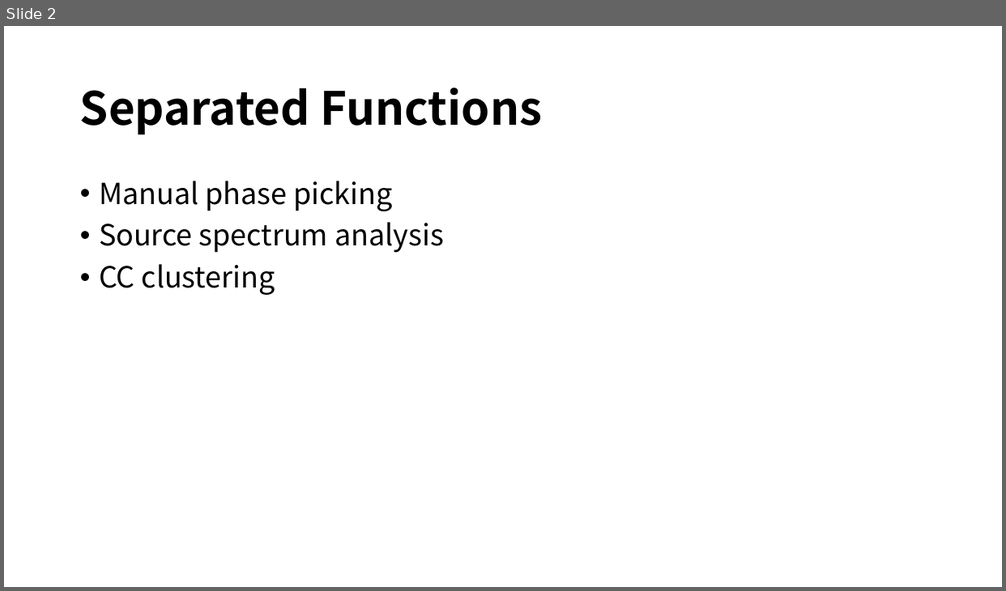
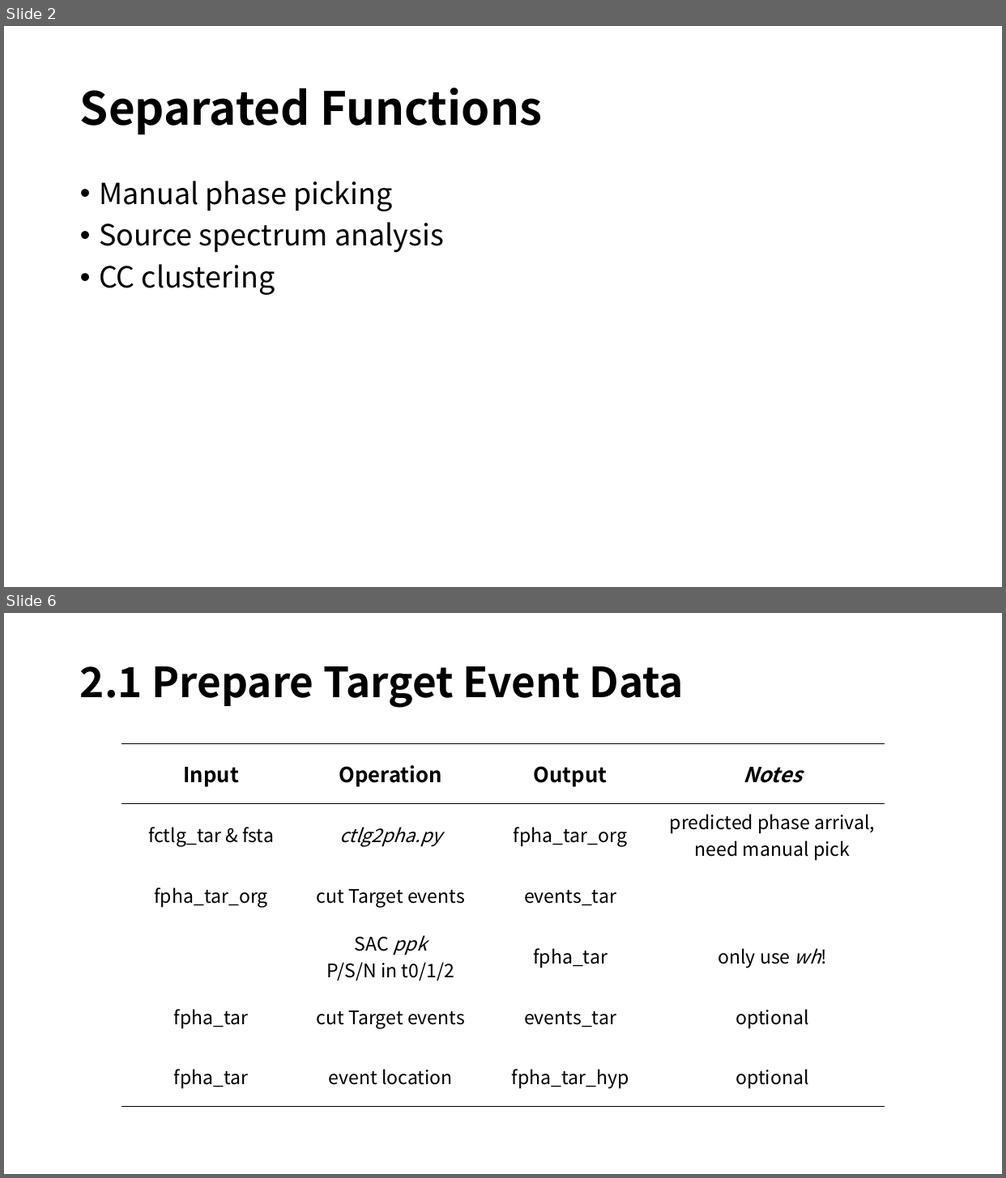
Before and after one commit to YijianZhou/Manual-Analysis-Helper, a slide deck: doc/MAH_Workflow.pptx. Shown one above the other, each under a label of ours: slide 2 before the commit, slides 2 and 6 after it; the slides between them are not shown. The pictures are 1006x591 and 1006x1178 pixels, drawn with LibreOffice and Linux fonts; fonts in the diff are those of the drawing. Boxes give left, top, right and bottom in pixels: in the first picture for what was removed or moved away, otherwise in the second. Text is boxed around its words. In the diff, an @@ line names an element or a change of style, - is before the commit and + after.

```diff
--- a/doc/MAH_Workflow.pptx
+++ b/doc/MAH_Workflow.pptx
@@ slide 6 added at <box>4,613,1002,1174</box>, background #FFFFFF @@
@@ title added at <box>80,666,684,708</box>, 40 pt, text #000000, bold @@
+2.1 Prepare Target Event Data
@@ table added at <box>121,744,885,1103</box>, 6 rows, 4 columns @@
+Input | Operation | Output | Notes
+fctlg_tar & fsta | ctlg2pha.py | fpha_tar_org | predicted phase arrival, need manual pick
+fpha_tar_org | cut Target events | events_tar | 
+ | SAC ppk / P/S/N in t0/1/2 | fpha_tar | only use wh!
+fpha_tar | cut Target events | events_tar | optional
+fpha_tar | event location | fpha_tar_hyp | optional
```
Also in this commit, not shown: 3 slides changed, 2 other slides added.
